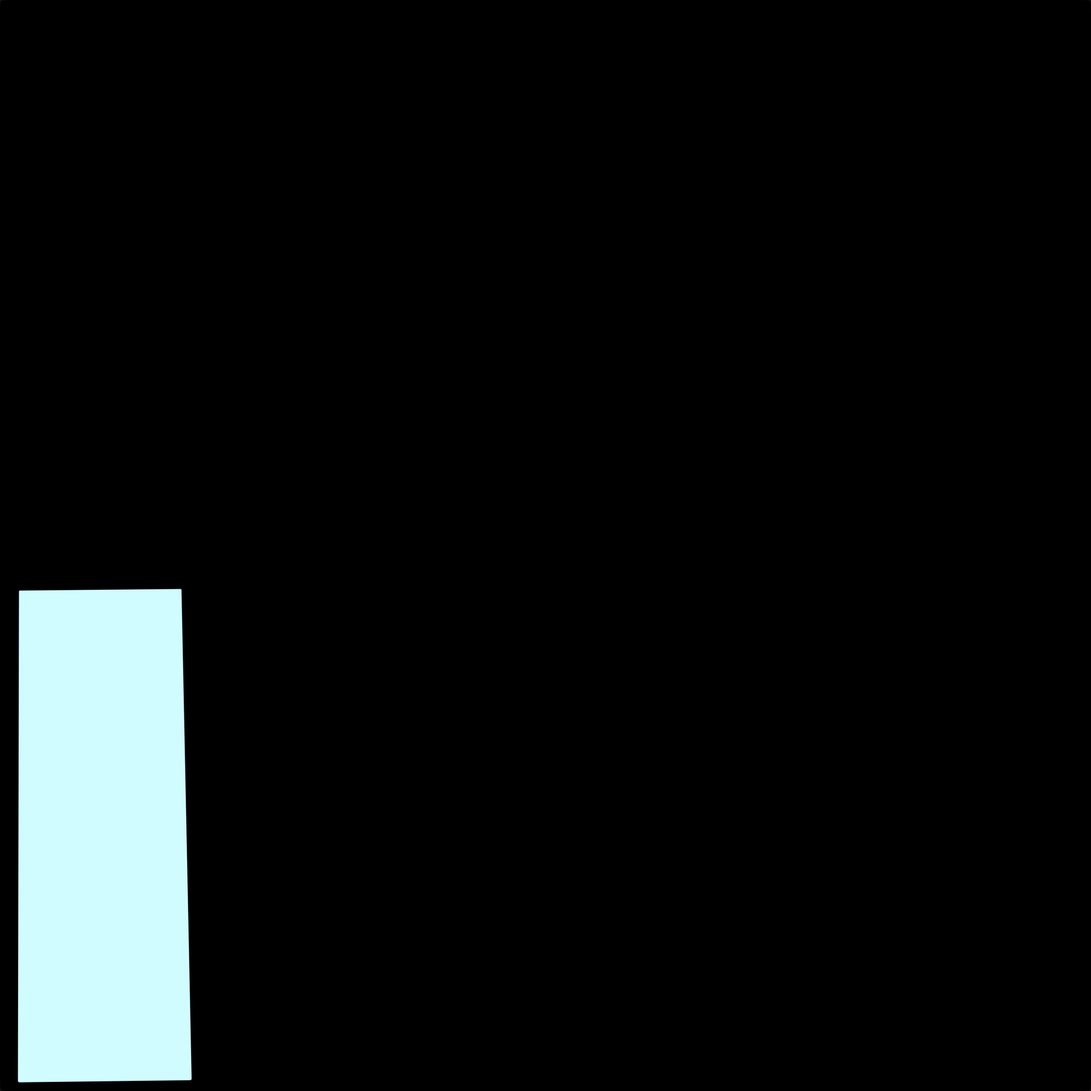
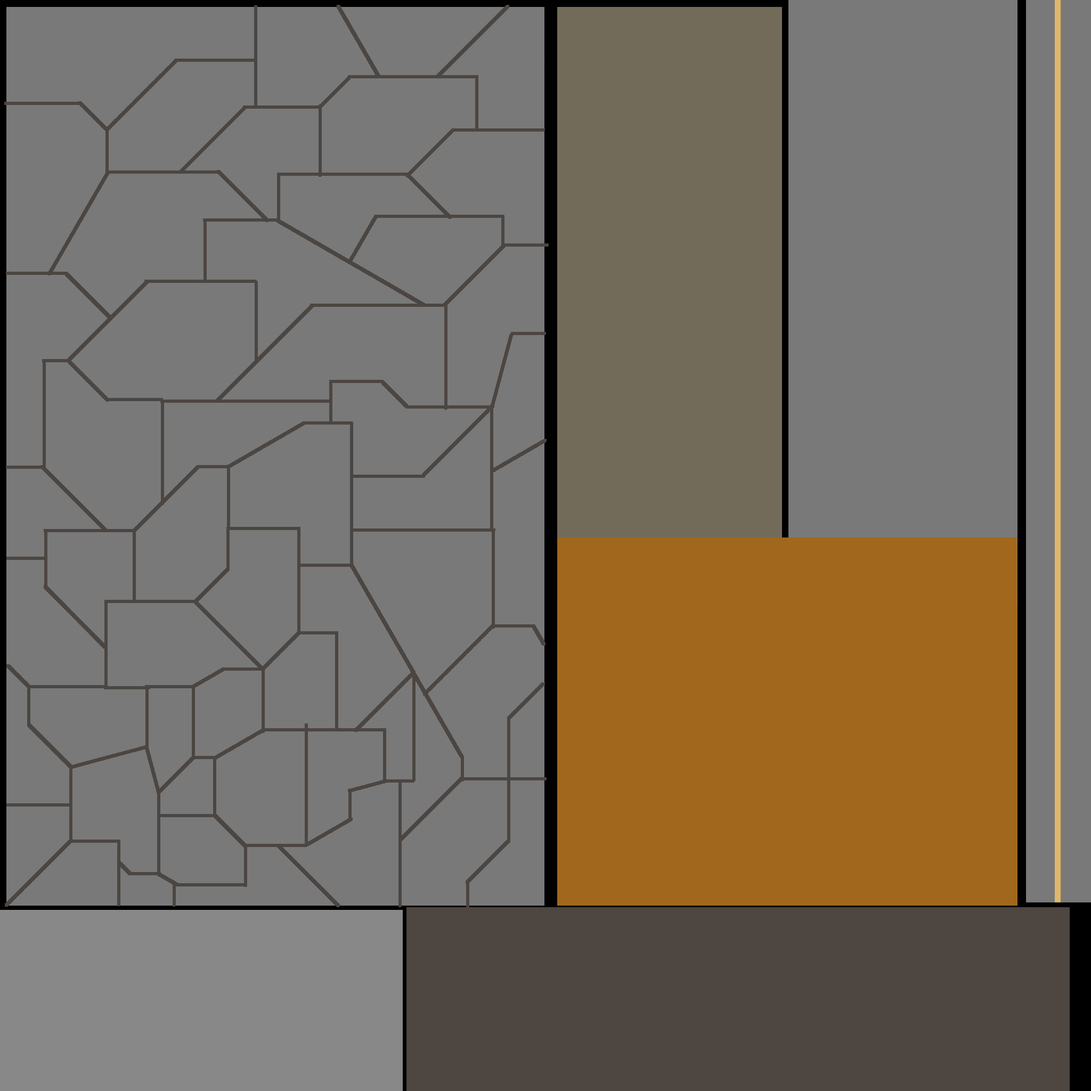
Comparing the layer stacks of the two 1091px x 1091px images. Changes:
hid "Layer 4" (1st of 2), painted on it over <box>0,579,342,1091</box>
added layer "Layer 12(pasted)" above "Layer 11" over <box>1023,0,1091,956</box>
added layer "Layer 11" above "Layer 5" over <box>0,0,1091,921</box>
added layer "Layer 5" above "Layer 4" over <box>0,0,1091,1091</box>
showed "Layer 1", painted on it over <box>0,0,1091,1091</box>
